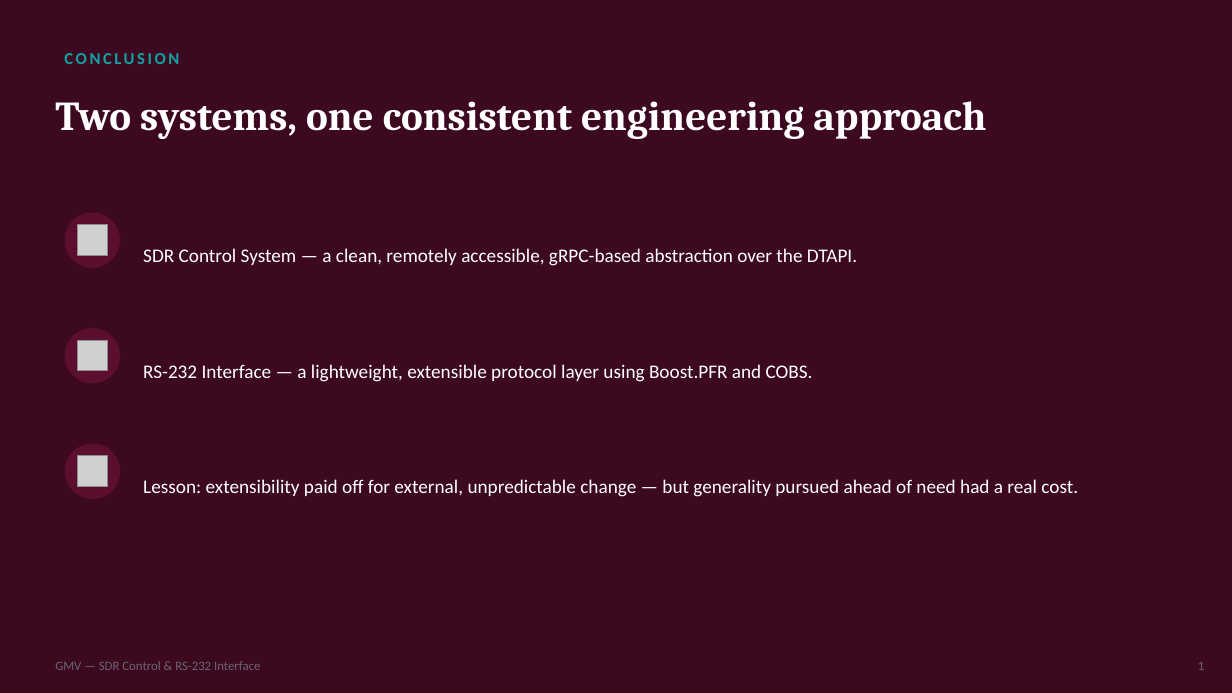
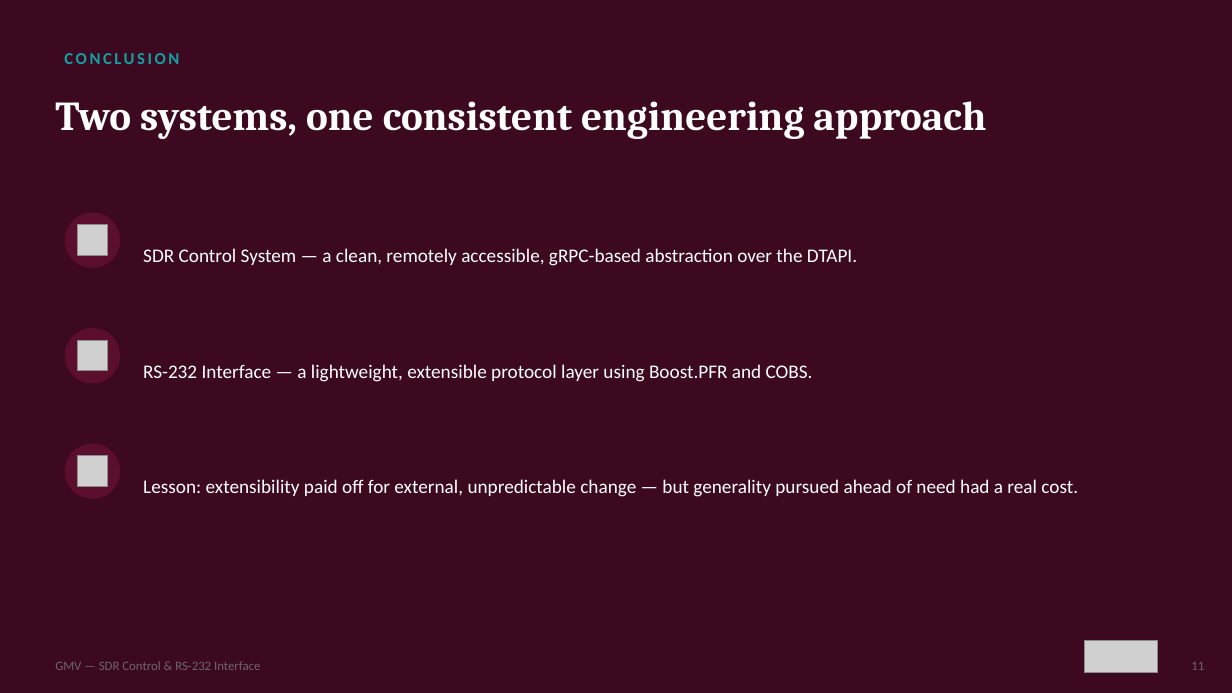
Before and after one commit to KingPixelKP/APDC-Report, a slide deck: slide 12 of Internship_Defense.pptx (slide 13 before the commit). Drawn at 1232x693 pixels with LibreOffice and Linux fonts; fonts in the diff are those of the drawing; grey boxes stand for pictures. Boxes give left, top, right and bottom in pixels: in the first picture for what was removed or moved away, otherwise in the second. Text is boxed around its words. In the diff, an @@ line names an element or a change of style, - is before the commit and + after.

```diff
--- a/Internship_Defense.pptx
+++ b/Internship_Defense.pptx
@@ picture added at (1084, 640, 1158, 673) @@
@@ text at (1191, 662, 1204, 670): text changed @@
-1
+11
```
Also in this commit, not shown: 10 other slides changed, 1 slide removed, 3 other files.
